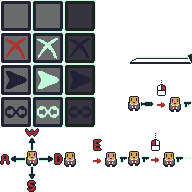
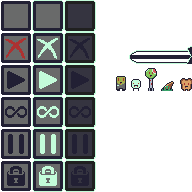
The second (192, 192) image is a revision of the first. Changes to its layers:
renamed "Layer 21(pasted)" to "Layer 3(pasted) Merged", painted on it over [0, 46, 192, 192]
